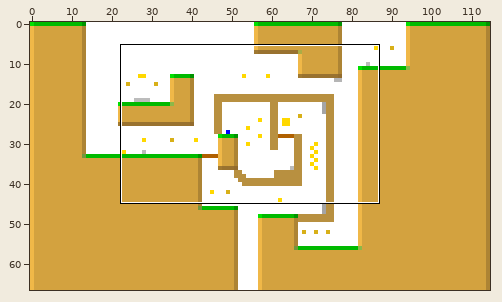
One commit to this sprite sheet: SchoolProject/data/images/worldData/worldData0.png. The picture above shows the old version from afar; the outline marks the close-up.
Close-up. First the earlier version:
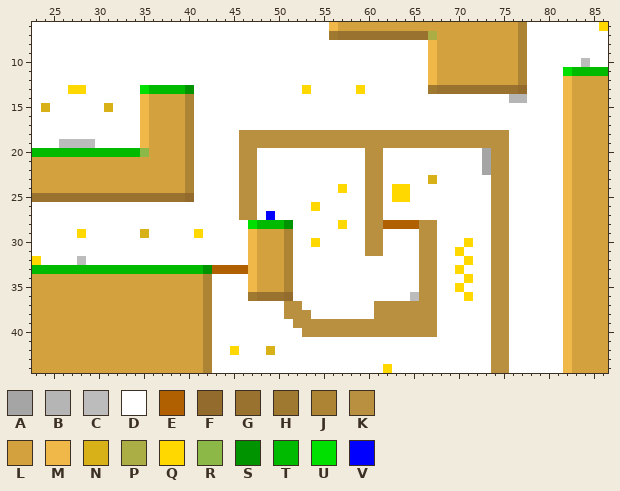
The file is 115x67 pixels. Shown: x 23..86, y 6..44.
Palette (. is transparent): A #a5a5a5  B #b5b5b5  C #bcbcbc  D #ffffff  E #b06000  F #936c2d  G #99722f  H #a07931  J #ad8434  K #b89040  L #d3a23f  M #f0b848  N #d8b018  P #abad45  Q #ffd800  R #8cb848  S #009300  T #00ba00  U #00e000  V #0000ff
After the commit:
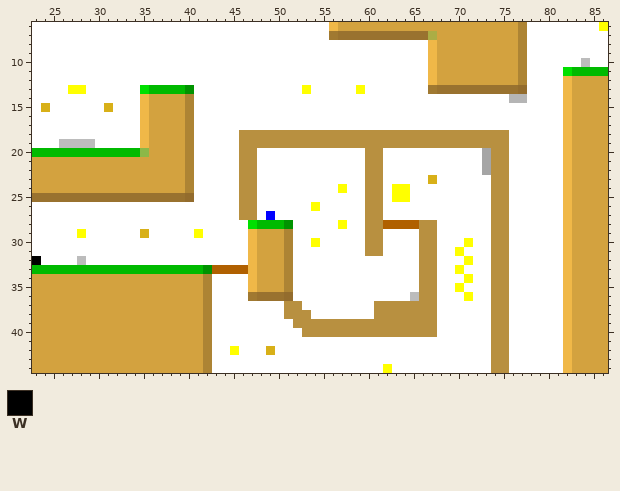
Colours new in this view: W #000000
What changed:
@@ palette @@
-Q #ffd800
+Q #ffff00
@@ x 23..25 @@
 31 DDD
-32 QDD
+32 WDD
 33 TTT
